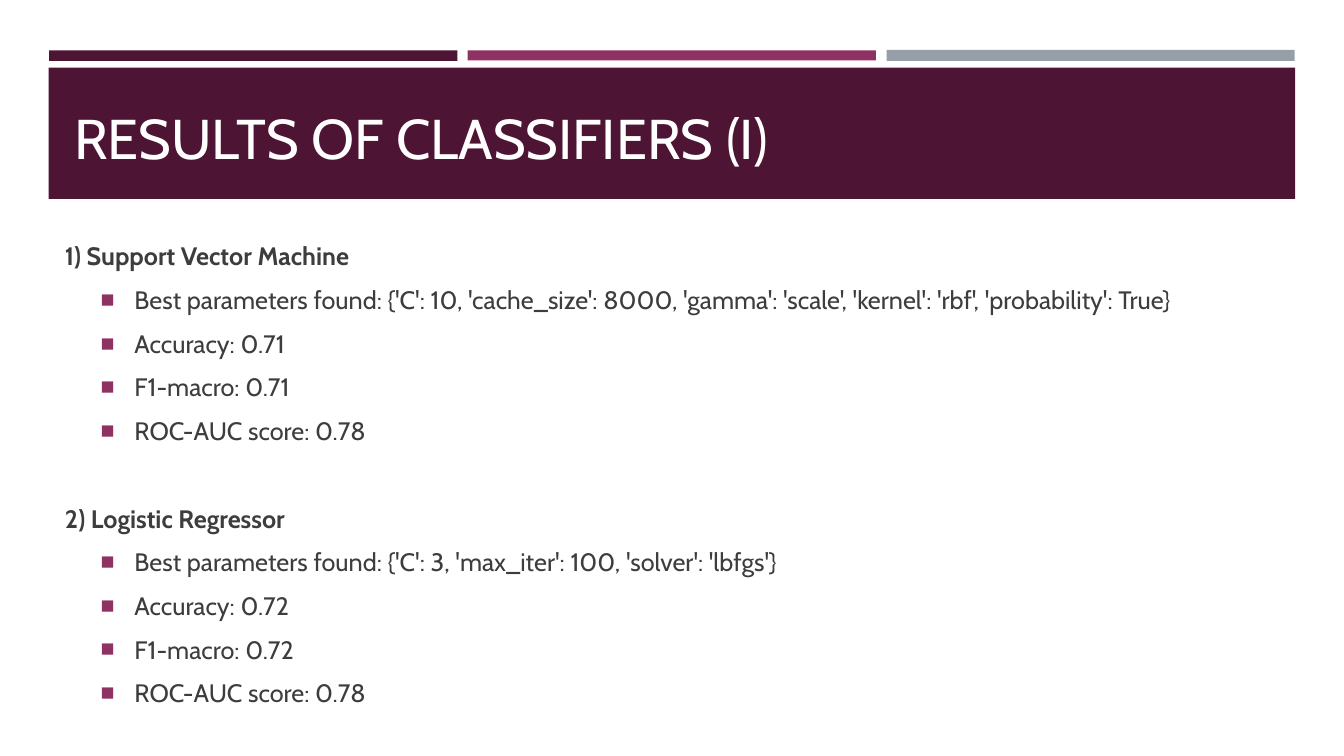
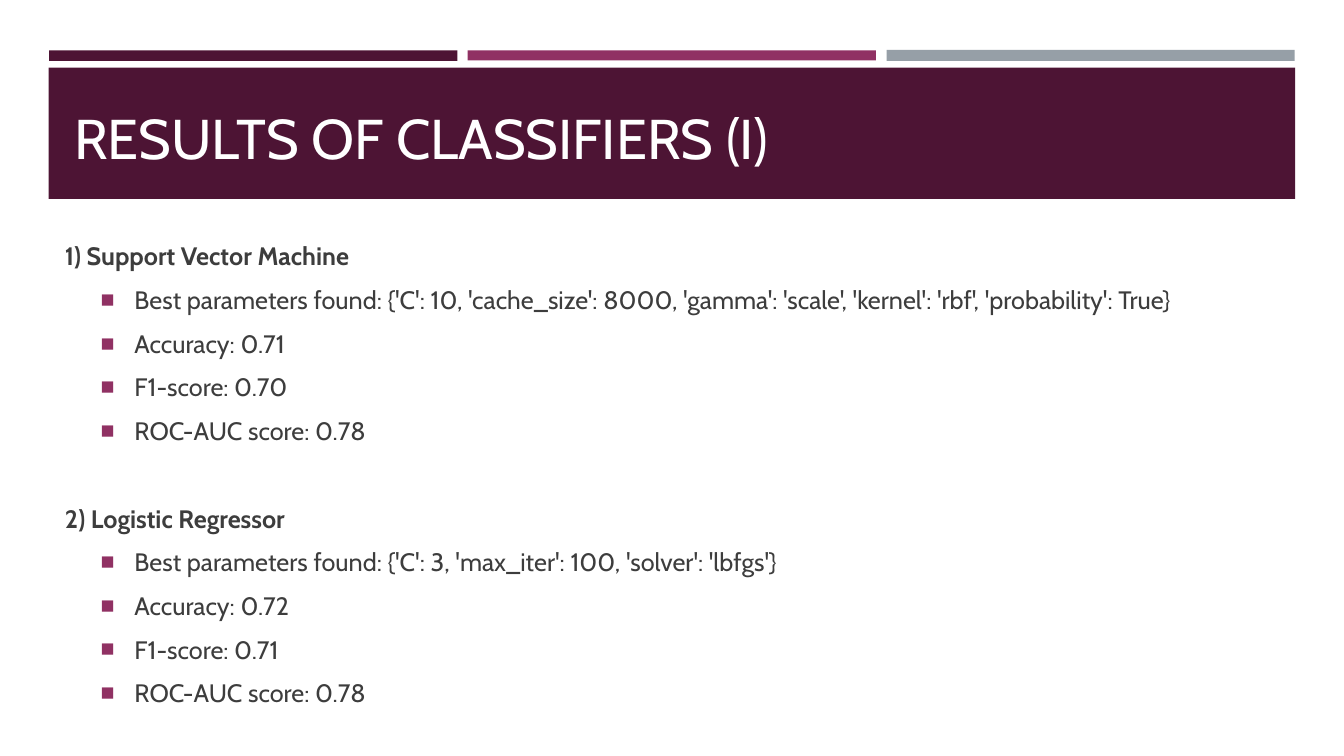
Before and after one commit to stefanopc/Mental-Health-Tech-Prediction, a slide deck: slide 15 of ProjectWorkPPT.pptx (slide 14 before the commit). Drawn at 1344x756 pixels with LibreOffice and Linux fonts; fonts in the diff are those of the drawing. Boxes give left, top, right and bottom in pixels: in the first picture for what was removed or moved away, otherwise in the second. Text is boxed around its words. In the diff, an @@ line names an element or a change of style, - is before the commit and + after.

```diff
--- a/ProjectWorkPPT.pptx
+++ b/ProjectWorkPPT.pptx
@@ text at (134, 378, 287, 397): text changed @@
-  ■ F1-macro: 0.71
+  ■ F1-score: 0.70
@@ text at (134, 641, 278, 660): text changed @@
-  ■ F1-macro: 0.72
+  ■ F1-score: 0.71
```
Also in this commit, not shown: 8 other slides changed, 1 slide added, 1 other file.
